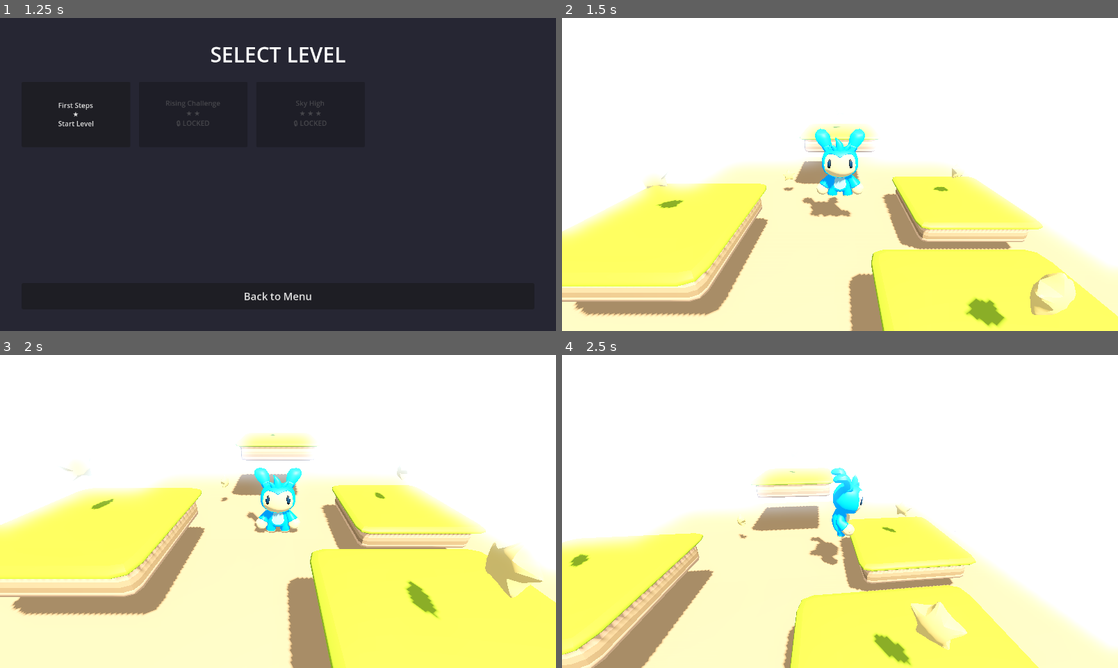
Above: before the commit, frames 1-4 (two rows, left to right).
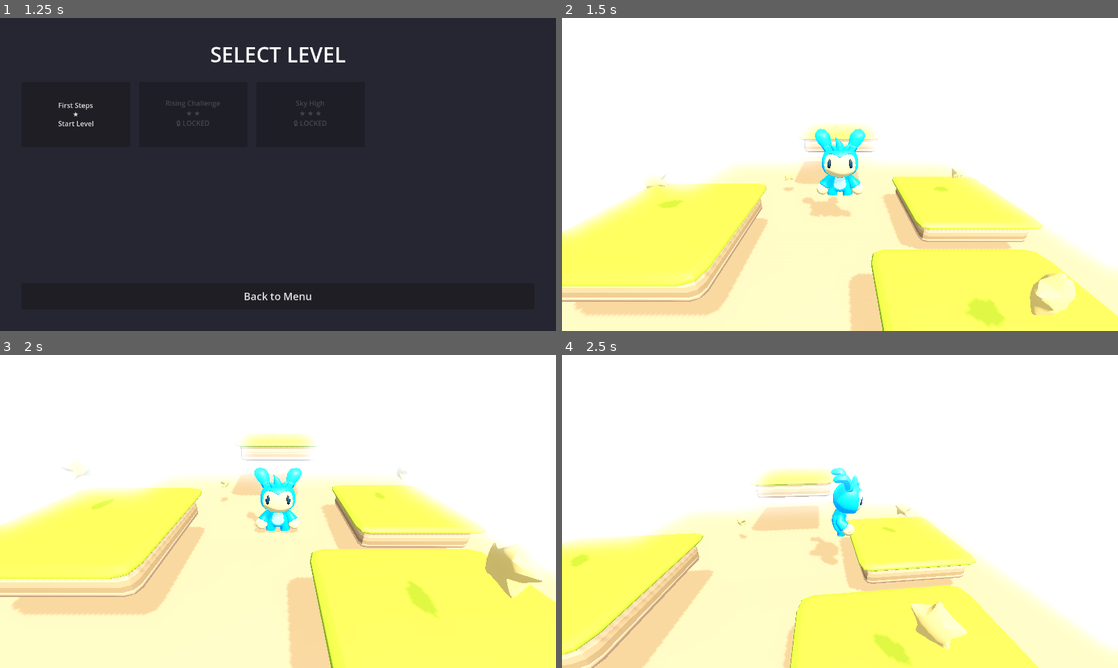
Above: after the commit, the same moments.

Repository: mikefossati/godot_platdemo
Game: Godot game, scene res://scenes/ui/main_menu.tscn
Two runs of this game, one before a commit and one after it. Both use one fixed random seed, a clock stepped at 60 frames per second and the inputs below.
Inputs:
- Up to frame 1 (1.25 s): click "START GAME" at 0.5 s
- Up to frame 2 (1.5 s): click "First Steps ★ Start Level" at 1.25 s
- Up to frame 3 (2 s): no input
- Up to frame 4 (2.5 s): hold D (move_right) from 2.03 s (still down); tap Space (jump) at 2.27 s

Frame 1 is identical in both runs. In frame 2, 4.9% of the frame differs, in the area x 2-84%, y 34-100%; in frame 3, 5.5%, in the area x 2-85%, y 25-100%; in frame 4, 4.6%.

Commit message:
feat: reduce shadow opacity to prevent characters and stars from being lost
Add shadow_opacity = 0.7 to DirectionalLight3D in all three levels. This makes shadows 30% transparent instead of completely black, ensuring characters and collectible stars remain visible when in shadowed areas.

Changes:
- Level 1: Added shadow_opacity = 0.7
- Level 2: Added shadow_opacity = 0.7
- Level 3: Added shadow_opacity = 0.7

Before: Shadows were 100% opaque (black), making objects hard to see
After: Shadows are 70% opaque, maintaining depth while keeping objects visible

🤖 Generated with [Claude Code](https://claude.com/claude-code)

Co-Authored-By: Claude Sonnet 4.5 <noreply@anthropic.com>

Diff:
--- a/scenes/levels/level_1.tscn
+++ b/scenes/levels/level_1.tscn
@@ -38,6 +38,7 @@
 light_energy = 1.2
 light_color = Color(1, 0.98, 0.9, 1)
 shadow_enabled = true
+shadow_opacity = 0.7
 shadow_bias = 0.05
 
 [node name="Ground" type="StaticBody3D" parent="."]
--- a/scenes/levels/level_2.tscn
+++ b/scenes/levels/level_2.tscn
@@ -38,6 +38,7 @@
 light_energy = 1.2
 light_color = Color(1, 0.98, 0.9, 1)
 shadow_enabled = true
+shadow_opacity = 0.7
 shadow_bias = 0.05
 
 [node name="Ground" type="StaticBody3D" parent="."]
--- a/scenes/levels/level_3.tscn
+++ b/scenes/levels/level_3.tscn
@@ -38,6 +38,7 @@
 light_energy = 1.2
 light_color = Color(1, 0.98, 0.9, 1)
 shadow_enabled = true
+shadow_opacity = 0.7
 shadow_bias = 0.05
 
 [node name="Ground" type="StaticBody3D" parent="."]
